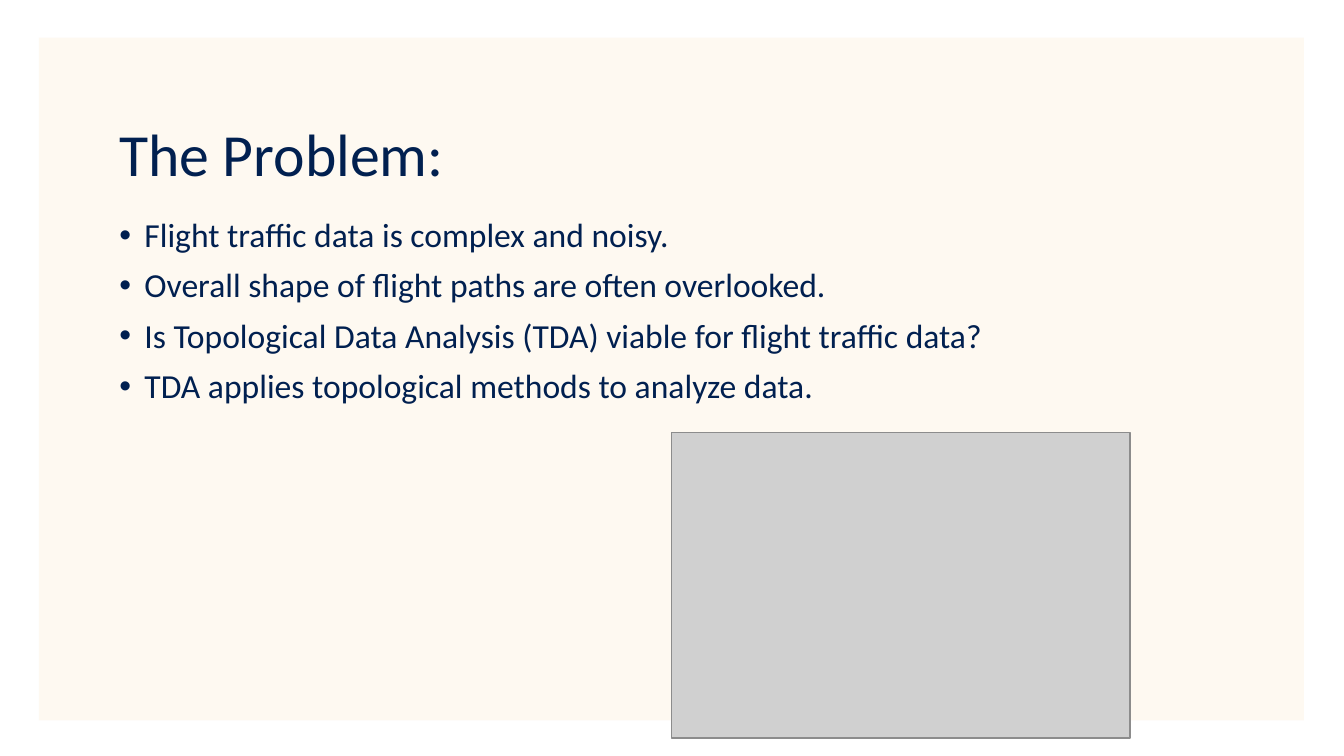
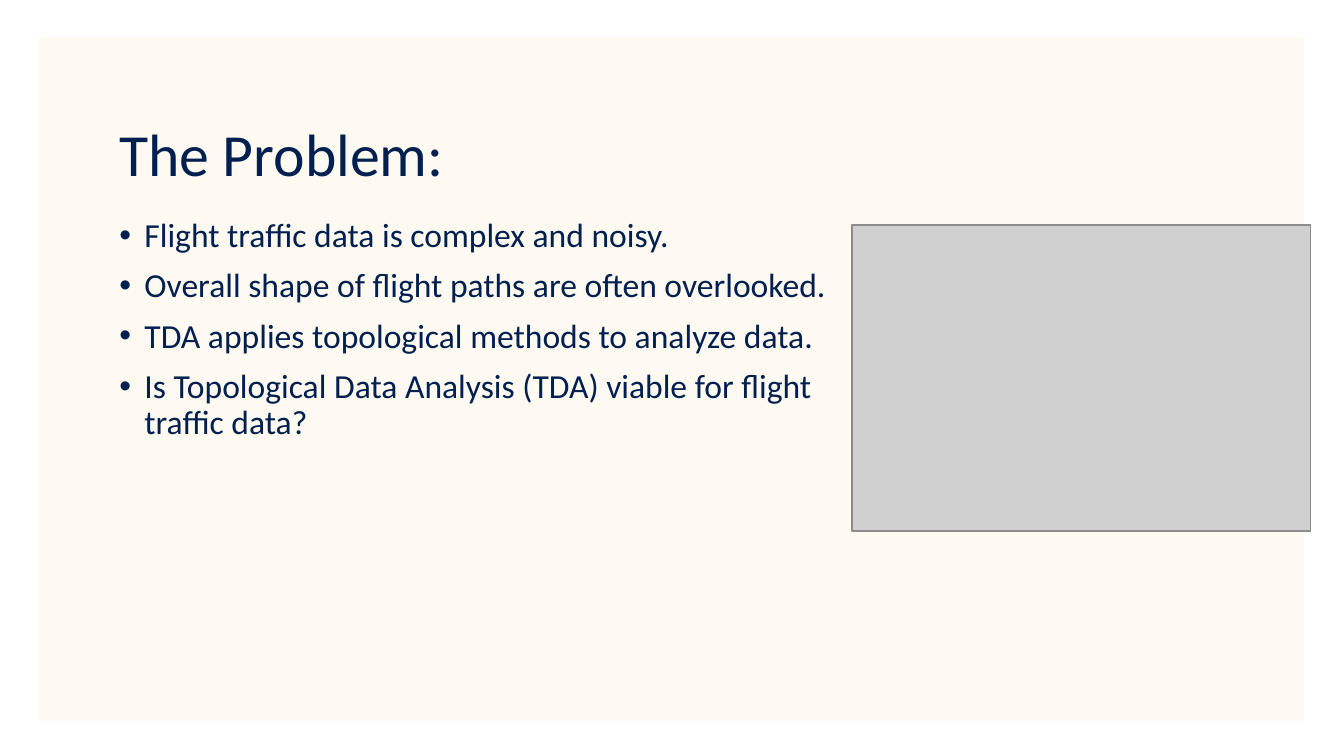
Before and after one commit to tobbensol/masters-thesis, a slide deck: slide 2 of various other files/Results.pptx. Drawn at 1344x756 pixels with LibreOffice and Linux fonts; fonts in the diff are those of the drawing; grey boxes stand for pictures; background and template pictures are left out. Boxes give left, top, right and bottom in pixels: in the first picture for what was removed or moved away, otherwise in the second. Text is boxed around its words. In the diff, an @@ line names an element or a change of style, - is before the commit and + after.

Commit message:
updated the powerpoint wording and structure a bit

```diff
--- a/various other files/Results.pptx
+++ b/various other files/Results.pptx
@@ picture: place and size @@
-picture at box(672, 433, 1130, 739)
+picture at box(852, 224, 1310, 531)
@@ text at box(144, 324, 813, 354): paragraph added @@
+• TDA applies topological methods to analyze data.
@@ text at box(144, 374, 813, 404): paragraph removed @@
-• TDA applies topological methods to analyze data.
```
Also in this commit, not shown: 2 other slides changed.
